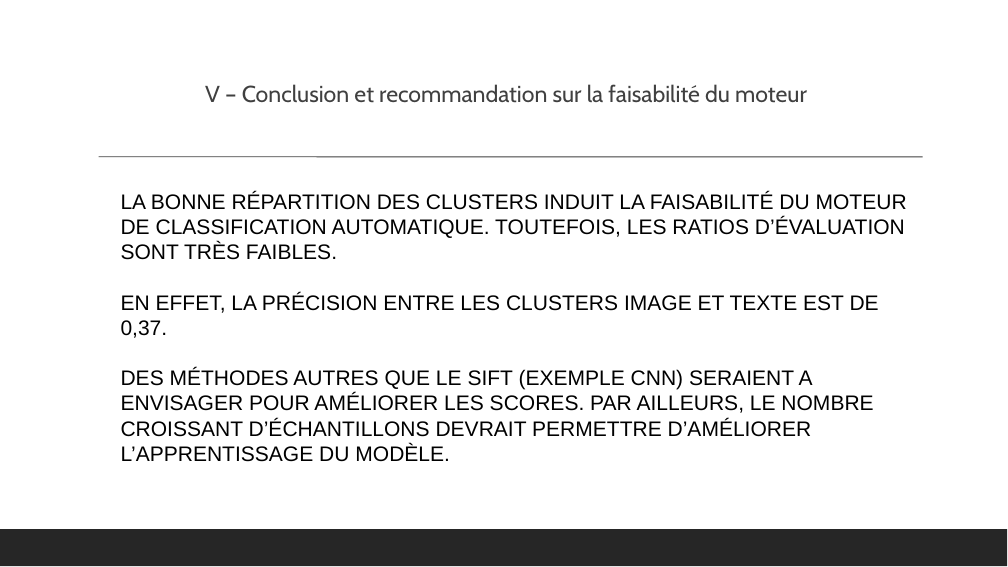
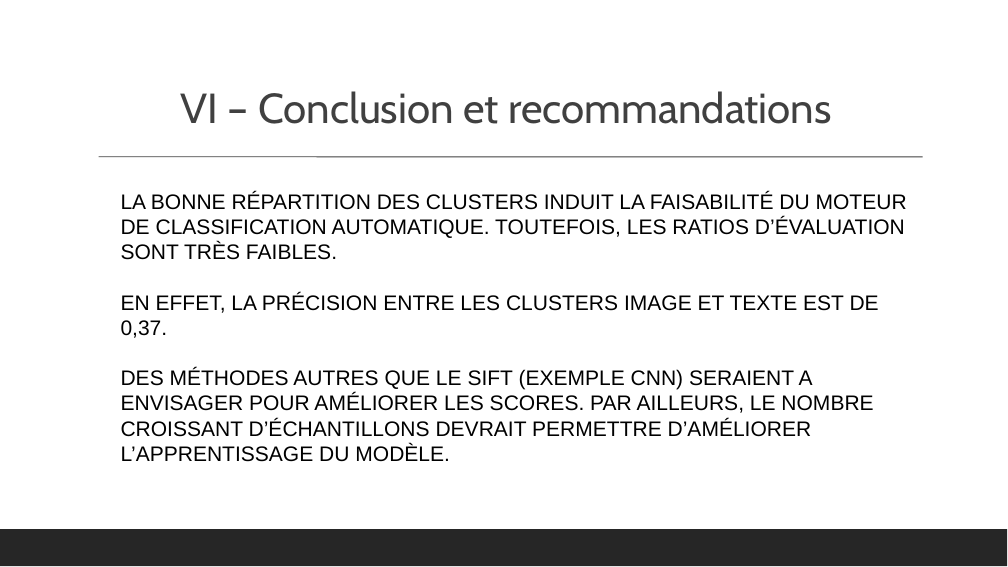
Before and after one commit to toureadama/Projet7Git, a slide deck: slide 12 of P7_support.pptx (slide 16 before the commit). Drawn at 1008x567 pixels with LibreOffice and Linux fonts; fonts in the diff are those of the drawing. Boxes give left, top, right and bottom in pixels: in the first picture for what was removed or moved away, otherwise in the second. Text is boxed around its words. In the diff, an @@ line names an element or a change of style, - is before the commit and + after.

```diff
--- a/P7_support.pptx
+++ b/P7_support.pptx
@@ text at (181,91,831,124): text changed; size 22 to 40 pt @@
-V – Conclusion et recommandation sur la faisabilité du moteur
+VI – Conclusion et recommandations
```
Also in this commit, not shown: 2 other slides changed, 1 slide added, 5 slides removed.
